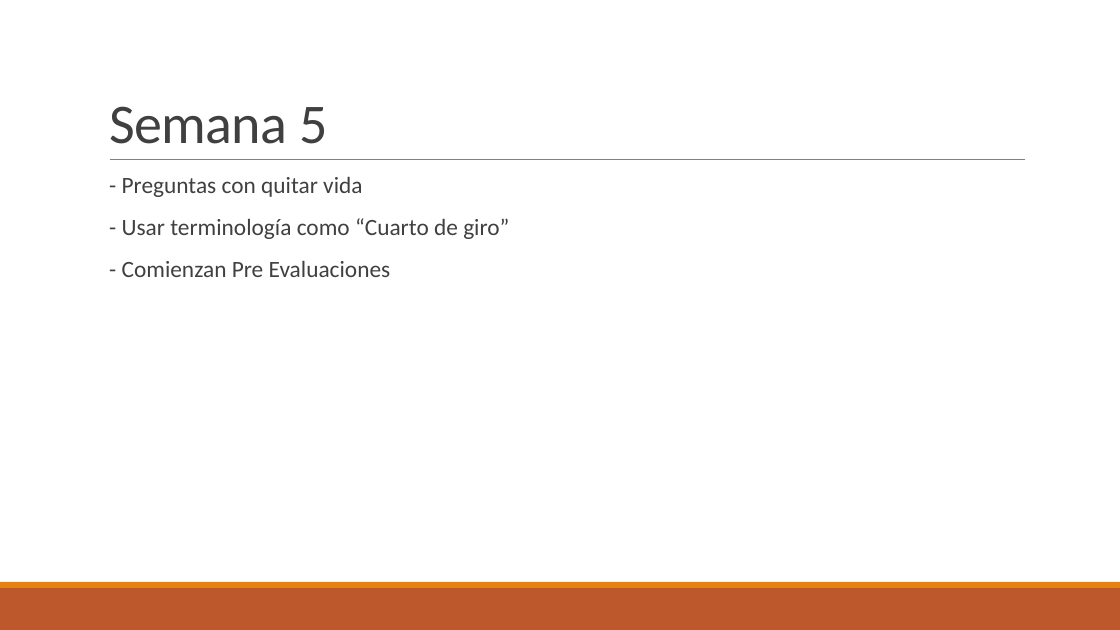
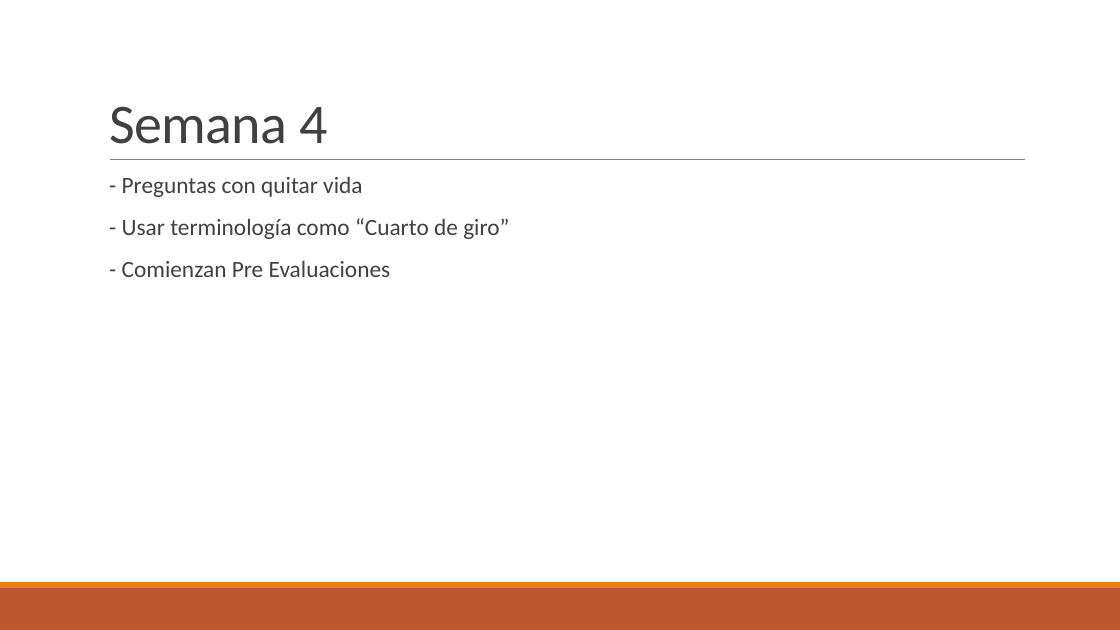
Before and after one commit to matpardo/memoria_geowizard, a slide deck: slide 6 of Trabajo Memoria/Segundo Semestre/Experimentos GeoAudioWizard.pptx. Drawn at 1120x630 pixels with LibreOffice and Linux fonts; fonts in the diff are those of the drawing. Boxes give left, top, right and bottom in pixels: in the first picture for what was removed or moved away, otherwise in the second. Text is boxed around its words. In the diff, an @@ line names an element or a change of style, - is before the commit and + after.

```diff
--- a/Trabajo Memoria/Segundo Semestre/Experimentos GeoAudioWizard.pptx
+++ b/Trabajo Memoria/Segundo Semestre/Experimentos GeoAudioWizard.pptx
@@ title at [109,106,327,144]: text changed @@
-Semana 5
+Semana 4
```
Also in this commit, not shown: 3 other slides changed, 1 other file.
